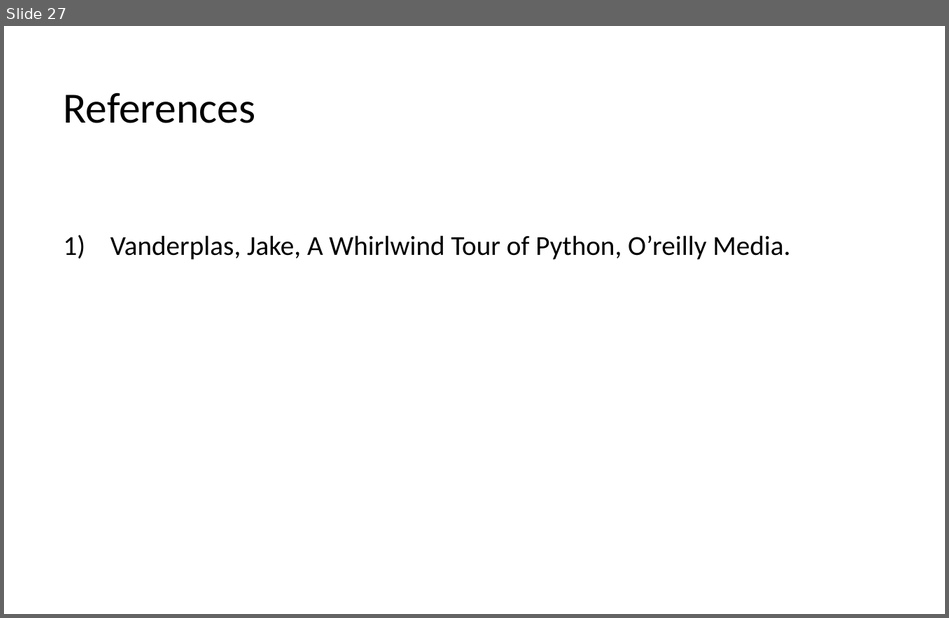
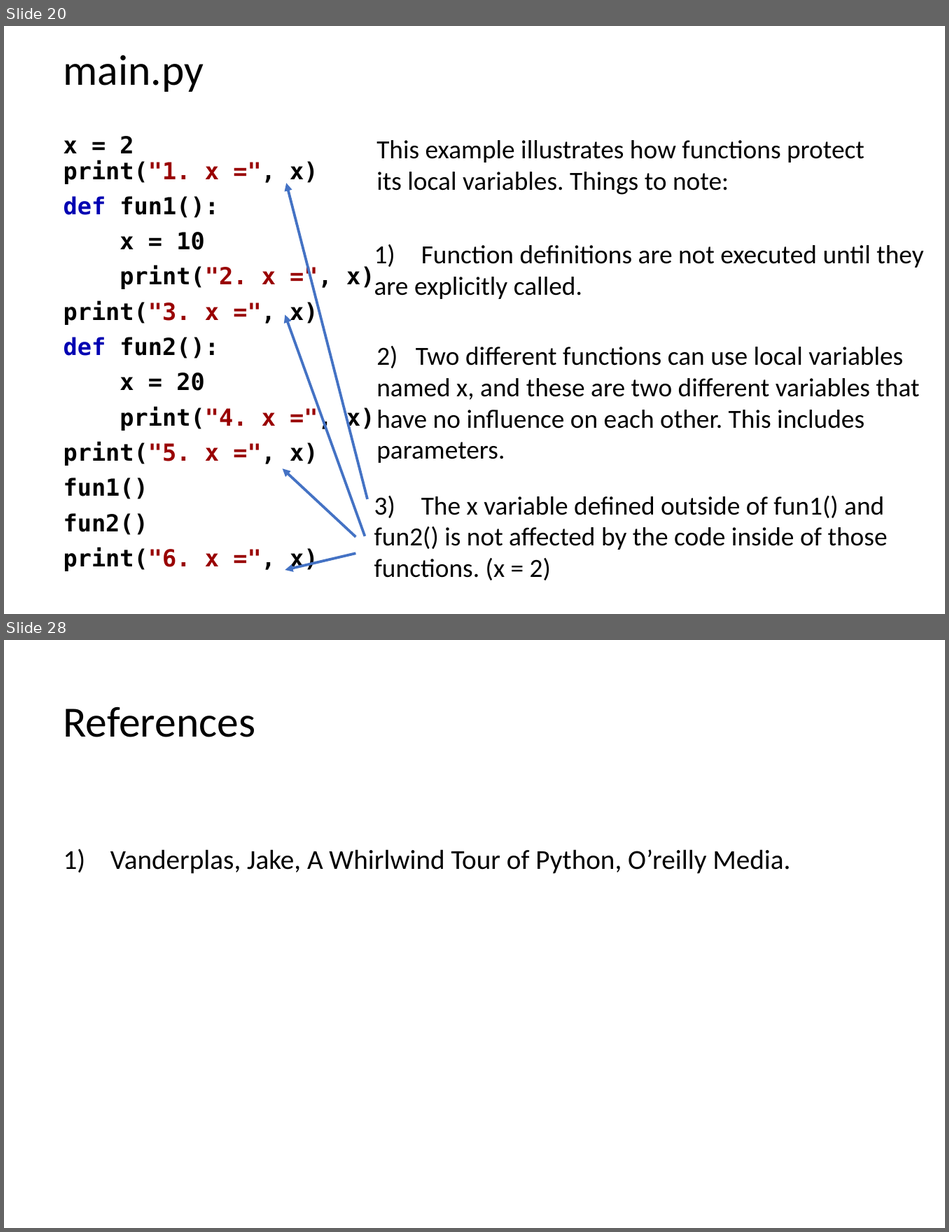
Before and after one commit to LongBaoNguyen/longbaonguyen.github.io, a slide deck: courses/apcsp/lect8.pptx. Shown one above the other, each under a label of ours: slide 27 before the commit, slides 20 and 28 after it; the slides between them are not shown. The pictures are 949x618 and 949x1232 pixels, drawn with LibreOffice and Linux fonts; fonts in the diff are those of the drawing. Boxes give left, top, right and bottom in pixels: in the first picture for what was removed or moved away, otherwise in the second. Text is boxed around its words. In the diff, an @@ line names an element or a change of style, - is before the commit and + after.

```diff
--- a/courses/apcsp/lect8.pptx
+++ b/courses/apcsp/lect8.pptx
@@ slide 20 added at (x1=4, y1=26, x2=945, y2=614), background #FFFFFF @@
@@ title added at (x1=63, y1=55, x2=204, y2=92), 33 pt, text #000000 @@
+main.py
@@ text added at (x1=63, y1=136, x2=374, y2=571), 18 pt, text #000000, bold @@
+x = 2
+print("1. x =", x)
+def fun1():
+x = 10
+print("2. x =", x)
+print("3. x =", x)
+def fun2():
+x = 20
+print("4. x =", x)
+print("5. x =", x)
+fun1()
+fun2()
+print("6. x =", x)
@@ text added at (x1=376, y1=140, x2=864, y2=195), 20 pt, text #000000 @@
+This example illustrates how functions protect
+its local variables. Things to note:
@@ arrow added from (367, 499) to (286, 183), #4472C4 2 pt @@
@@ text added at (x1=374, y1=245, x2=923, y2=299), 20 pt, text #000000 @@
+1) Function definitions are not executed until they
+are explicitly called.
@@ arrow added from (364, 536) to (285, 315), #4472C4 2 pt @@
@@ text added at (x1=376, y1=346, x2=919, y2=463), 20 pt, text #000000 @@
+2) Two different functions can use local variables
+named x, and these are two different variables that
+have no influence on each other. This includes
+parameters.
@@ arrow added from (356, 537) to (283, 468), #4472C4 2 pt @@
@@ text added at (x1=374, y1=496, x2=887, y2=580), 20 pt, text #000000 @@
+3) The x variable defined outside of fun1() and
+fun2() is not affected by the code inside of those
+functions. (x = 2)
@@ arrow added from (356, 553) to (285, 570), #4472C4 2 pt @@
@@ what was slide 27 is now slide 28 @@
```
Also in this commit, not shown: 7 slides changed, 17 other slides added, 17 slides removed, 10 other files.
